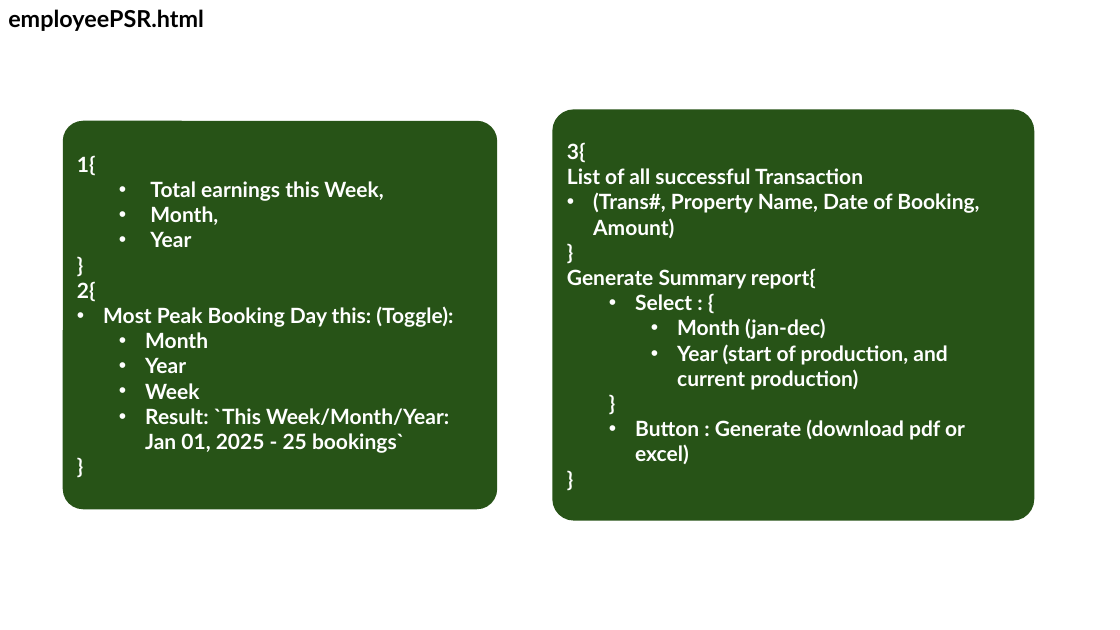
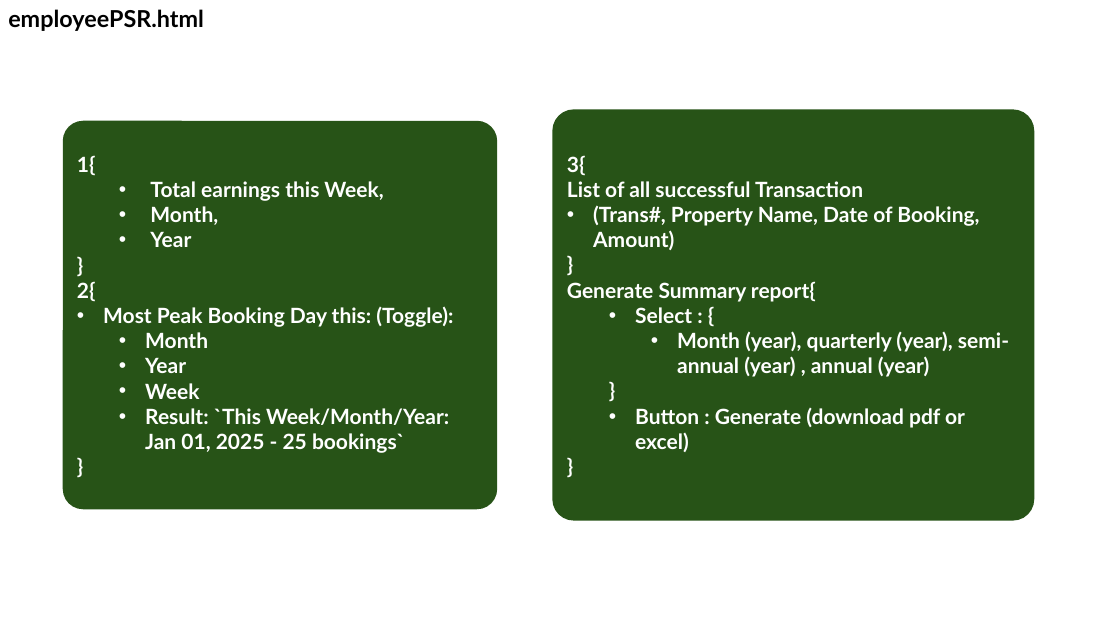
Before and after one commit to Booking-Resevation-Betcha-Homie-House/CAPSTONE-Development-Road-Map, a slide deck: slide 36 of betchaBooking-USECASE.pptx. Drawn at 1120x630 pixels with LibreOffice and Linux fonts; fonts in the diff are those of the drawing. Boxes give left, top, right and bottom in pixels: in the first picture for what was removed or moved away, otherwise in the second. Text is boxed around its words. In the diff, an @@ line names an element or a change of style, - is before the commit and + after.

```diff
--- a/betchaBooking-USECASE.pptx
+++ b/betchaBooking-USECASE.pptx
@@ text in rounded rectangle at [677,331,1009,377]: text changed @@
-    • Month (jan-dec)
-    • Year (start of production, and current production)
+    • Month (year), quarterly (year), semi-annual (year) , annual (year)
```
Also in this commit, not shown: 7 other slides changed, 1 slide added, 1 slide removed, 1 other file.
